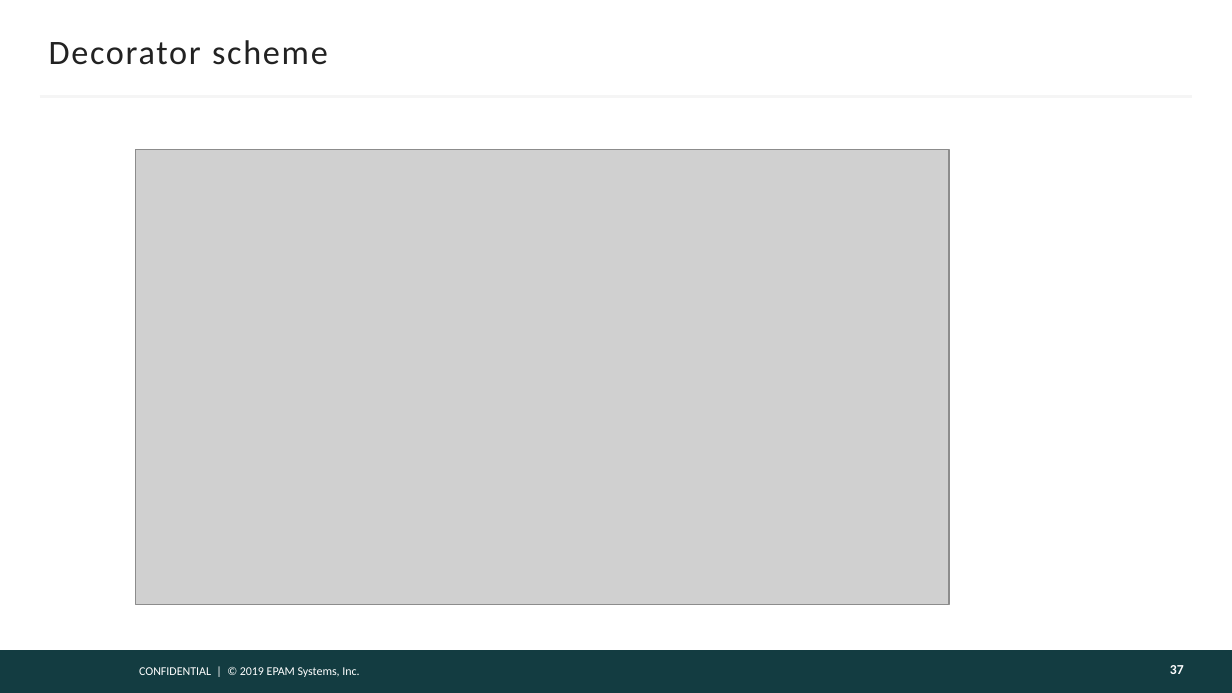
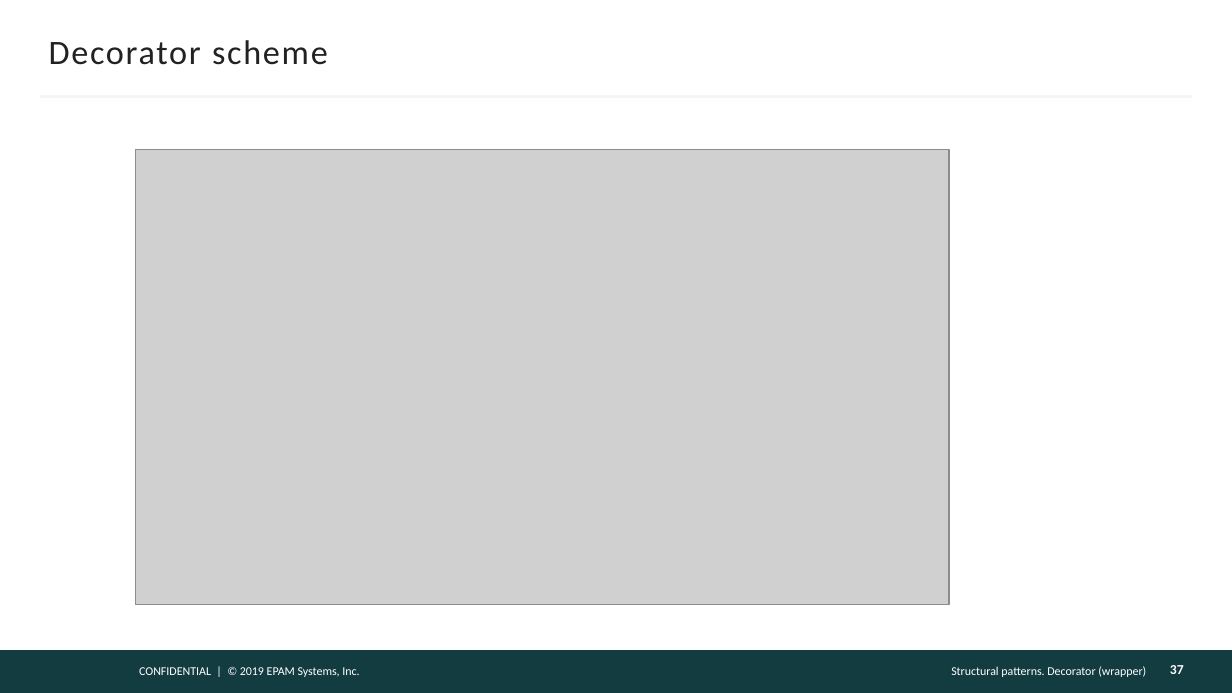
Before and after one commit to DenisPonizovkin/presentations, a slide deck: slide 37 of DesignPatterns.pptx. Drawn at 1232x693 pixels with LibreOffice and Linux fonts; fonts in the diff are those of the drawing; grey boxes stand for pictures; background and template pictures are left out. Boxes give left, top, right and bottom in pixels: in the first picture for what was removed or moved away, otherwise in the second. Text is boxed around its words. In the diff, an @@ line names an element or a change of style, - is before the commit and + after.

```diff
--- a/DesignPatterns.pptx
+++ b/DesignPatterns.pptx
@@ text added at (951,666,1146,677), 7 pt, text #FFFFFF @@
+Structural patterns. Decorator (wrapper)
```
Also in this commit, not shown: 31 other slides changed.
